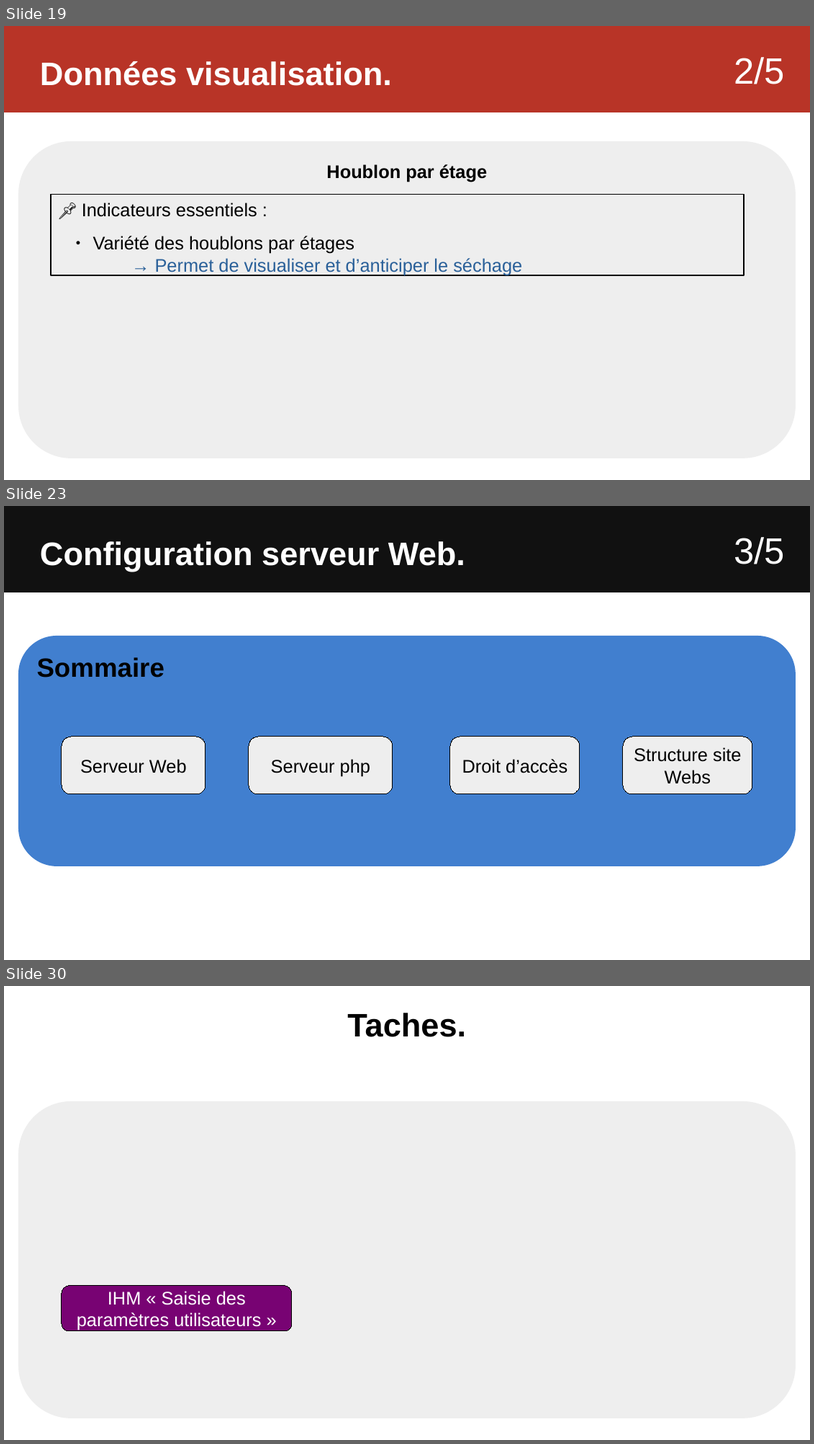
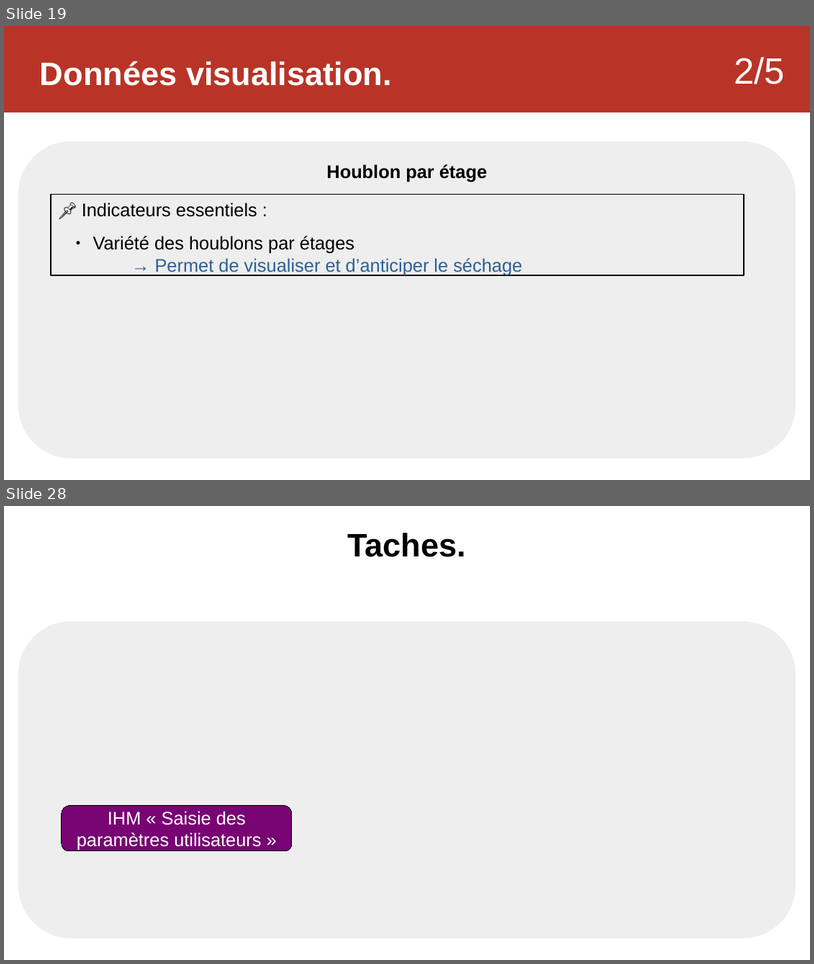
Before and after one commit to Sauvage89/sechoir-houblon, a slide deck: doc/diaporama/revu2/revu2_sauvage.odp. Shown one above the other, each under a label of ours: slides 19, 23 and 30 before the commit, slides 19 and 28 after it; the slides between them are not shown. The pictures are 814x1444 and 814x964 pixels, drawn with LibreOffice and Linux fonts; fonts in the diff are those of the drawing. Boxes give left, top, right and bottom in pixels: in the first picture for what was removed or moved away, otherwise in the second. Text is boxed around its words. In the diff, an @@ line names an element or a change of style, - is before the commit and + after.

```diff
--- a/doc/diaporama/revu2/revu2_sauvage.odp
+++ b/doc/diaporama/revu2/revu2_sauvage.odp
@@ slide 23 removed at [4, 506, 810, 960], background #FFFFFF @@
@@ rectangle removed at [4, 506, 810, 592] @@
@@ text removed at [40, 541, 466, 571] @@
-Configuration serveur Web.
@@ text removed at [735, 537, 786, 564] @@
-3/5
@@ rounded rectangle removed at [18, 636, 797, 866] @@
-Sommaire
@@ rounded rectangle removed at [62, 736, 206, 794] @@
-Serveur Web
@@ rounded rectangle removed at [249, 736, 394, 794] @@
-Serveur php
@@ rounded rectangle removed at [450, 736, 580, 794] @@
-Droit d’accès
@@ rounded rectangle removed at [623, 736, 753, 794] @@
-Structure site Webs
@@ what was slide 30 is now slide 28 @@
```
Also in this commit, not shown: 12 slides changed, 1 other slide removed, 1 other file.
